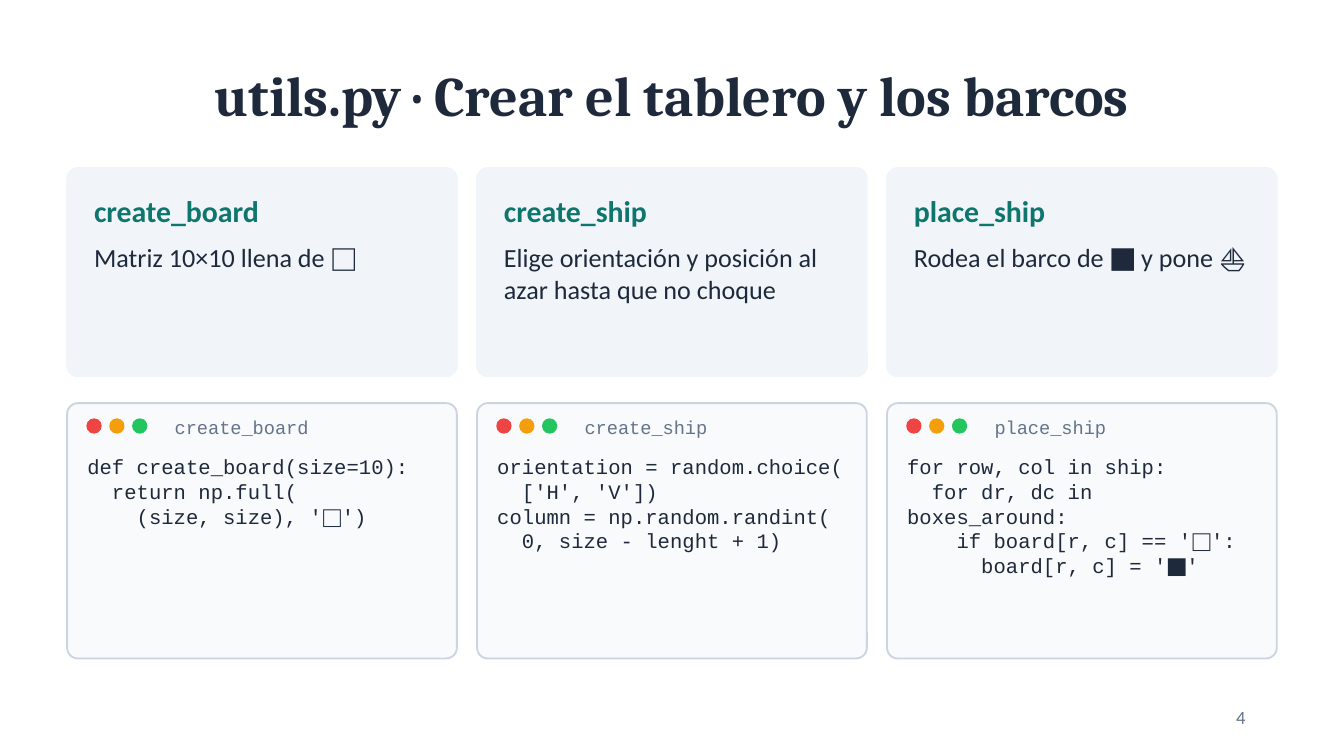
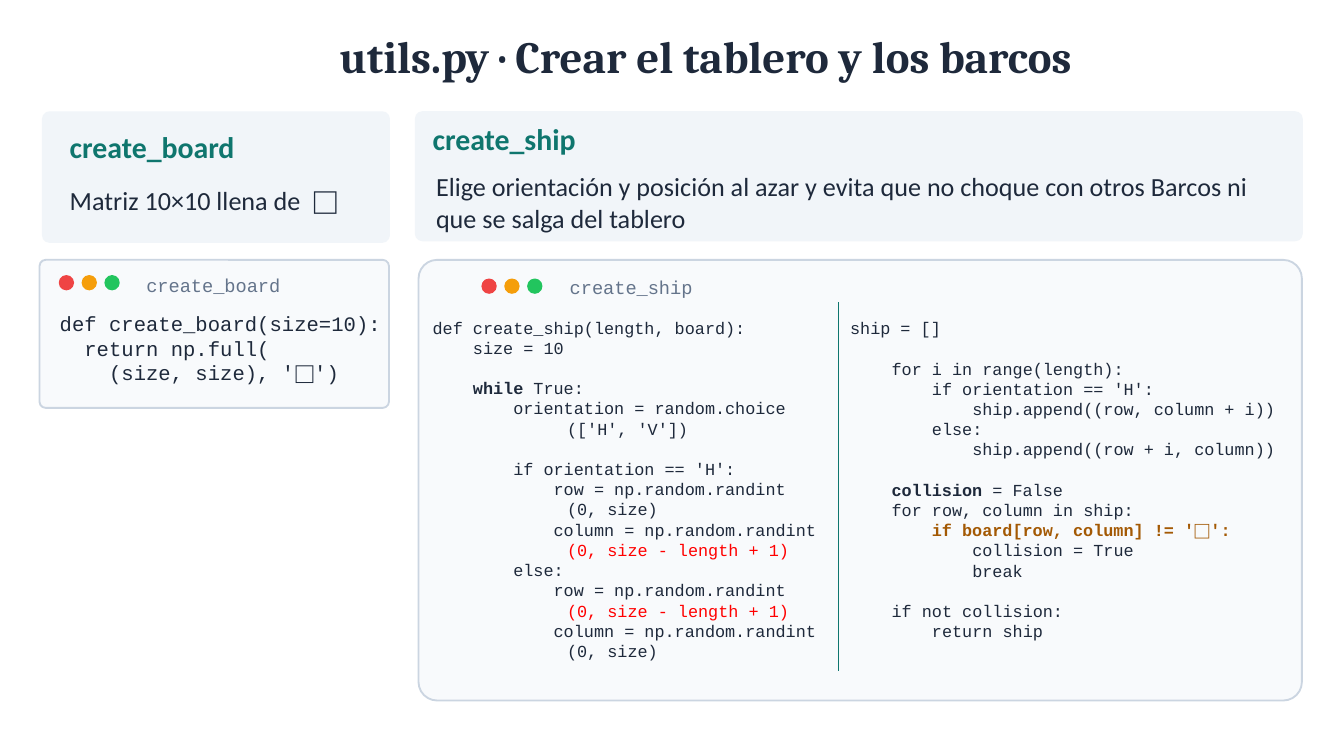
Before and after one commit to jorgeshzhndz/Hundir_La_Flota, a slide deck: slide 4 of HLF_presentacion.pptx. Drawn at 1344x756 pixels with LibreOffice and Linux fonts; fonts in the diff are those of the drawing. Boxes give left, top, right and bottom in pixels: in the first picture for what was removed or moved away, otherwise in the second. Text is boxed around its words. In the diff, an @@ line names an element or a change of style, - is before the commit and + after.

```diff
--- a/HLF_presentacion.pptx
+++ b/HLF_presentacion.pptx
@@ title "utils.py · Crear el tablero ..." moved from (x1=215, y1=77, x2=1129, y2=129) to (x1=340, y1=42, x2=1071, y2=83) @@
@@ title "utils.py · Crear el tablero ..." at (x1=340, y1=42, x2=1071, y2=83): size 30 to 24 pt @@
@@ rounded rectangle resized from (x1=67, y1=168, x2=457, y2=376) to (x1=43, y1=112, x2=390, y2=241) @@
@@ rounded rectangle resized from (x1=477, y1=168, x2=867, y2=376) to (x1=415, y1=112, x2=1301, y2=239) @@
@@ text "create_board" moved from (x1=94, y1=201, x2=259, y2=226) to (x1=70, y1=137, x2=235, y2=162) @@
@@ text "create_ship" moved from (x1=504, y1=201, x2=647, y2=227) to (x1=433, y1=129, x2=576, y2=155) @@
@@ text at (x1=436, y1=178, x2=1247, y2=233): text changed @@
-Elige orientación y posición al azar hasta que no choque
+Elige orientación y posición al azar y evita que no choque con otros Barcos ni que se salga del tablero
@@ rounded rectangle removed at (x1=887, y1=168, x2=1277, y2=376) @@
@@ text "Matriz 10×10 llena de ⬜" moved from (x1=94, y1=249, x2=325, y2=267) to (x1=70, y1=192, x2=301, y2=210) @@
@@ text removed at (x1=914, y1=201, x2=1045, y2=227) @@
-place_ship
@@ rounded rectangle resized from (x1=67, y1=403, x2=457, y2=659) to (x1=39, y1=259, x2=388, y2=407) @@
@@ text "create_board" moved from (x1=175, y1=421, x2=309, y2=436) to (x1=146, y1=279, x2=280, y2=294) @@
@@ rounded rectangle resized from (x1=477, y1=403, x2=867, y2=659) to (x1=418, y1=259, x2=1301, y2=700) @@
@@ text removed at (x1=914, y1=249, x2=1213, y2=272) @@
-Rodea el barco de ⬛ y pone ⛵
@@ 3 ellipses, 1 text moved together from (x1=87, y1=419, x2=409, y2=529) to (x1=59, y1=276, x2=381, y2=385) @@
@@ 3 ellipses, 1 text moved together from (x1=497, y1=419, x2=708, y2=438) to (x1=482, y1=280, x2=693, y2=298) @@
@@ text added at (x1=433, y1=321, x2=815, y2=661), 9 pt, text #1E293B @@
+def create_ship(length, board):
+size = 10
+while True:
+orientation = random.choice
+(['H', 'V'])
+if orientation == 'H':
+row = np.random.randint
+(0, size)
+column = np.random.randint
+(0, size - length + 1)
+else:
+row = np.random.randint
+(0, size - length + 1)
+column = np.random.randint
+(0, size)
@@ line added from (839, 302) to (839, 672), #0F766E 0.5 pt @@
@@ text added at (x1=850, y1=322, x2=1275, y2=641), 9 pt, text #1E293B @@
+ship = []
+for i in range(length):
+if orientation == 'H':
+ship.append((row, column + i))
+else:
+ship.append((row + i, column))
+collision = False
+for row, column in ship:
+if board[row, column] != '⬜':
+collision = True
+break
+if not collision:
+return ship
@@ rounded rectangle removed at (x1=887, y1=403, x2=1277, y2=659) @@
@@ ellipse removed at (x1=907, y1=419, x2=921, y2=433) @@
@@ ellipse removed at (x1=930, y1=419, x2=943, y2=433) @@
@@ ellipse removed at (x1=953, y1=419, x2=966, y2=433) @@
@@ text removed at (x1=995, y1=421, x2=1107, y2=438) @@
-place_ship
@@ text removed at (x1=497, y1=460, x2=843, y2=553) @@
-orientation = random.choice(
-['H', 'V'])
-column = np.random.randint(
-0, size - lenght + 1)
@@ text removed at (x1=907, y1=460, x2=1167, y2=578) @@
-for row, col in ship:
-for dr, dc in boxes_around:
-if board[r, c] == '⬜':
-board[r, c] = '⬛'
@@ page number removed at (x1=1236, y1=712, x2=1245, y2=724) @@
-4
```
Also in this commit, not shown: 5 other slides changed, 19 slides added, 5 slides removed, 6 other files.
